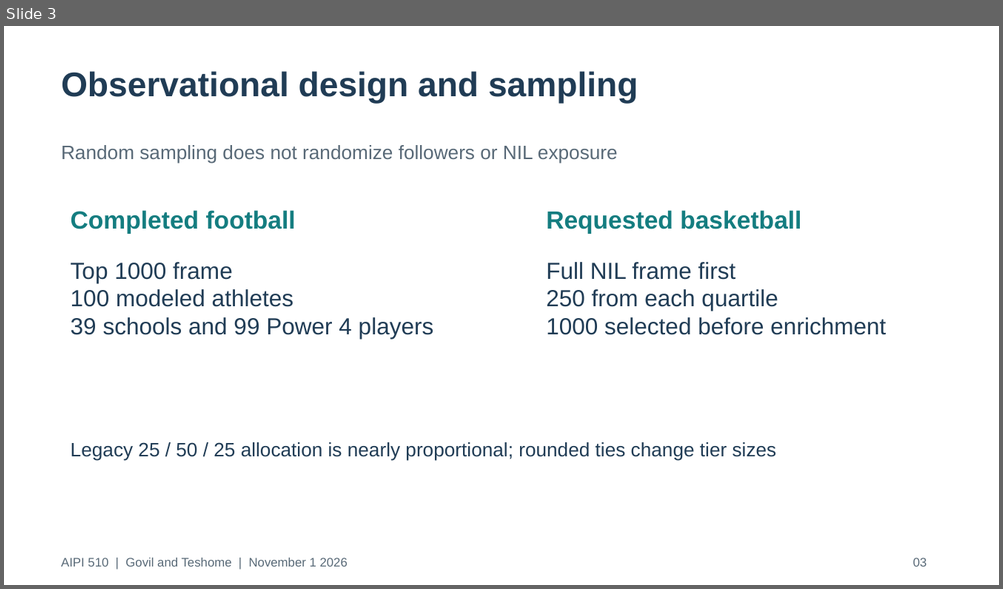
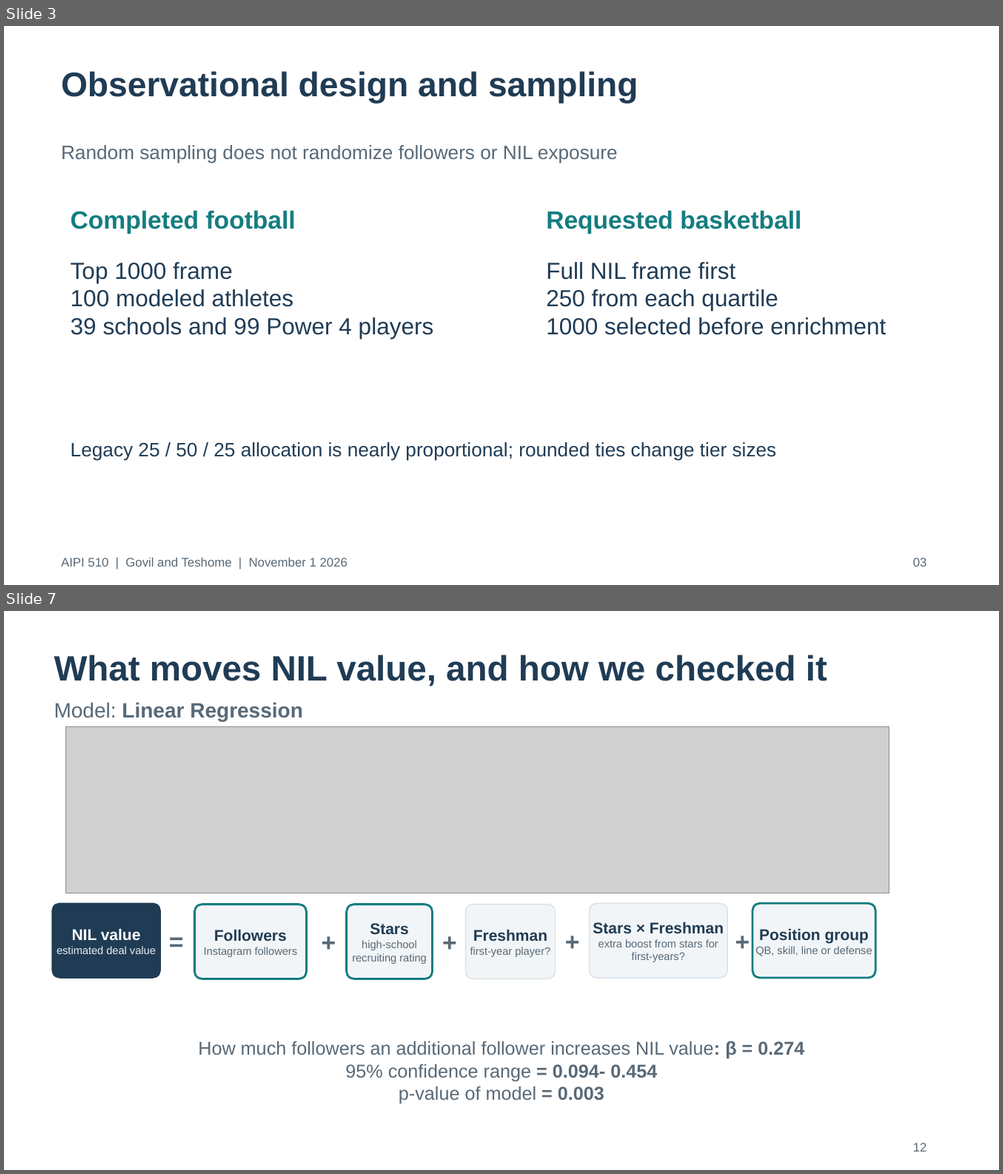
Before and after one commit to govrahul/aipi510_project2, a slide deck: deliverables/project2_presentation.pptx. Shown one above the other, each under a label of ours: slide 3 before the commit, slides 3 and 7 after it; the slides between them are not shown. The pictures are 1003x589 and 1003x1174 pixels, drawn with LibreOffice and Linux fonts; fonts in the diff are those of the drawing; grey boxes stand for pictures. Boxes give left, top, right and bottom in pixels: in the first picture for what was removed or moved away, otherwise in the second. Text is boxed around its words. In the diff, an @@ line names an element or a change of style, - is before the commit and + after.

```diff
--- a/deliverables/project2_presentation.pptx
+++ b/deliverables/project2_presentation.pptx
@@ slide 7 added at [4, 611, 999, 1170], background #FFFFFF @@
@@ text added at [54, 655, 827, 686], 34 pt, text #203C55, bold @@
+What moves NIL value, and how we checked it
@@ text added at [54, 702, 303, 721], 20 pt, text #586977, bold @@
+Model: Linear Regression
@@ picture added at [66, 726, 889, 894] @@
@@ rounded rectangle added at [52, 903, 160, 978], fill #203C55, outline #203C55 1 pt @@
@@ text added at [166, 903, 186, 978], 24 pt, text #586977, bold @@
+=
@@ rounded rectangle added at [194, 905, 306, 980], fill #F2F5F7, outline #147D80 2 pt @@
@@ text added at [318, 905, 338, 980], 24 pt, text #586977, bold @@
++
@@ rounded rectangle added at [347, 905, 432, 980], fill #F2F5F7, outline #147D80 2 pt @@
@@ text added at [440, 905, 460, 980], 24 pt, text #586977, bold @@
++
@@ rounded rectangle added at [466, 905, 555, 980], fill #F2F5F7, outline #D9E0E5 1 pt @@
@@ text added at [562, 903, 582, 978], 24 pt, text #586977, bold @@
++
@@ rounded rectangle added at [589, 903, 727, 978], fill #F2F5F7, outline #D9E0E5 1 pt @@
@@ text added at [732, 903, 752, 978], 24 pt, text #586977, bold @@
++
@@ rounded rectangle added at [752, 903, 876, 978], fill #F2F5F7, outline #147D80 2 pt @@
@@ text added at [57, 928, 156, 954], 10.5 pt, text #E6ECF1 @@
+NIL value
+estimated deal value
@@ text added at [204, 929, 298, 957], 10.5 pt, text #586977 @@
+Followers
+Instagram followers
@@ text added at [352, 923, 427, 964], 10.5 pt, text #586977 @@
+Stars
+high-school recruiting rating
@@ text added at [470, 929, 550, 957], 10.5 pt, text #586977 @@
+Freshman
+first-year player?
@@ text added at [592, 922, 723, 963], 10.5 pt, text #586977 @@
+Stars × Freshman
+extra boost from stars for first-years?
@@ text added at [755, 928, 872, 957], 10.5 pt, text #586977 @@
+Position group
+QB, skill, line or defense
@@ text added at [198, 1041, 804, 1104], 18 pt, text #586977 @@
+How much followers an additional follower increases NIL value: β = 0.274
+95% confidence range = 0.094- 0.454
+p-value of model = 0.003
@@ text added at [913, 1143, 927, 1152], 12 pt, text #586977 @@
+12
```
Also in this commit, not shown: 4 slides changed, 10 other slides added, 2 slides removed, 43 other files.
